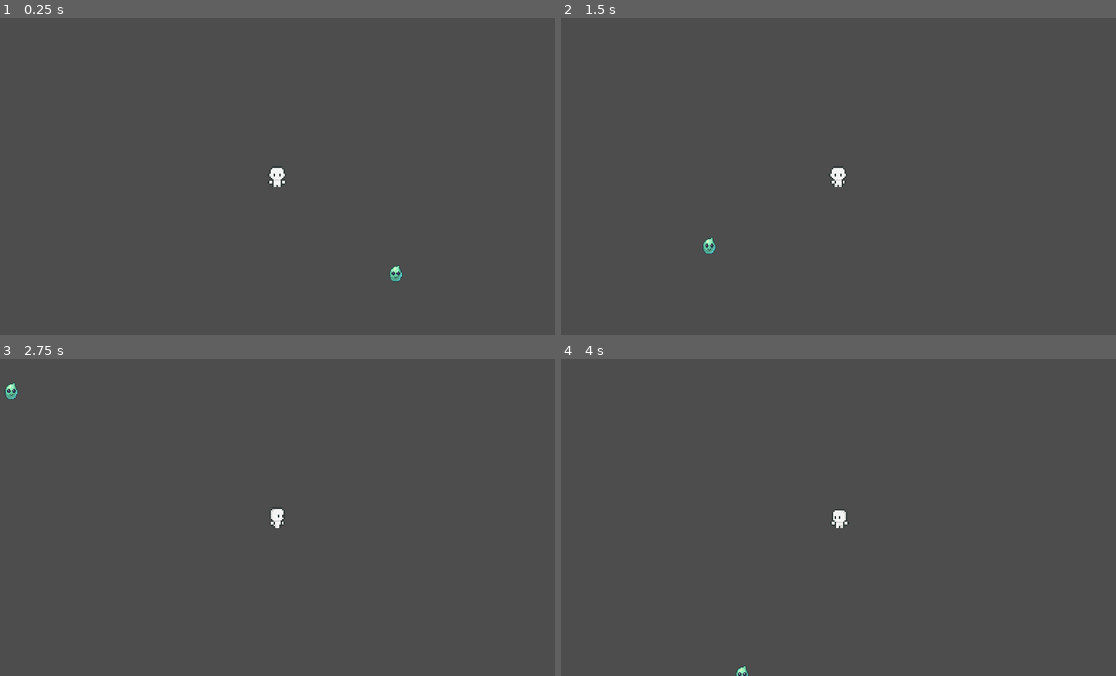
Above: before the commit, frames 1-4 (two rows, left to right).
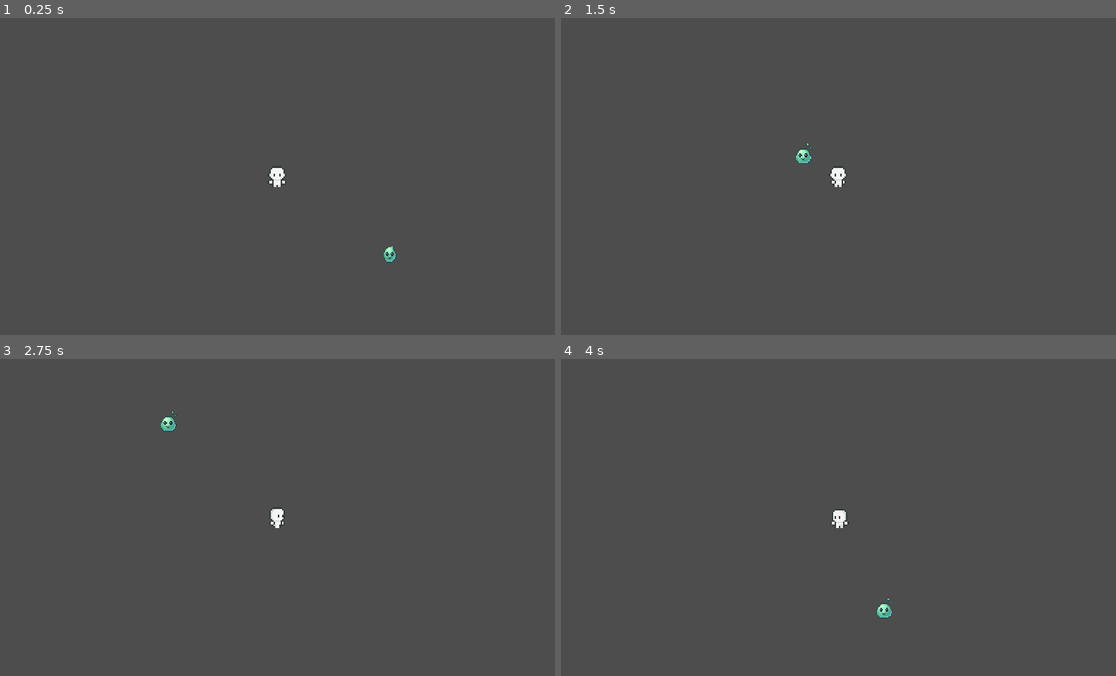
Above: after the commit, the same moments.

Repository: mintifish/game_repository
Game: Godot game, scene res://scenes/main.tscn
Two runs of this game, one before a commit and one after it. Both use one fixed random seed, a clock stepped at 60 frames per second and the inputs below.
Inputs:
- Up to frame 1 (0.25 s): no input
- Up to frame 2 (1.5 s): hold D (move_right) 0.53-1.28 s; hold Shift (walk) 0.53-1.28 s; hold S (move_down) from 1.28 s (still down); tap Shift (walk) at 1.35 s
- Up to frame 3 (2.75 s): release S (move_down) at 2.03 s; hold D (move_right) from 2.03 s (still down); hold Shift (walk) from 2.03 s (still down)
- Up to frame 4 (4 s): release D (move_right) at 2.78 s; release Shift (walk) at 2.78 s; hold W (move_up) 2.78-3.53 s; tap Shift (walk) at 2.85 s; hold A (move_left) from 3.53 s (still down); hold Shift (walk) from 3.53 s (still down)

The runs differ from the first frame. In frame 1, 0.2% of the frame differs, in the area x 68-73%, y 71-84%; in frame 2, 0.2%, in the area x 25-46%, y 39-75%; in frame 3, 0.2%; in frame 4, 0.2%.

Commit message:
bug fixes and optimizations

Diff:
--- a/base_enemy_state_machine/state.gd
+++ b/base_enemy_state_machine/state.gd
@@ -4,7 +4,7 @@
 @export var current_animation: String
 
 @export var speed: float = 250
-@export var acceleration: float = 500
+@export var acceleration: float = 1000
 
 var return_state = ""
 
--- a/player_state_machine/state.gd
+++ b/player_state_machine/state.gd
@@ -4,7 +4,7 @@
 @export var current_animation: String
 
 @export var speed: float = 250
-@export var acceleration: float = 500
+@export var acceleration: float = 1000
 
 var parent: Player
 
--- a/scenes/base_enemy.tscn
+++ b/scenes/base_enemy.tscn
@@ -15,7 +15,7 @@
 size = Vector2(8, 5.5)
 
 [sub_resource type="CircleShape2D" id="CircleShape2D_i5d6h"]
-radius = 44.0
+radius = 504.321
 
 [sub_resource type="RectangleShape2D" id="RectangleShape2D_8x1p1"]
 size = Vector2(10, 10)
@@ -267,6 +267,7 @@
 script = ExtResource("9_2napc")
 chase_state = NodePath("../chase")
 current_animation = "front_attack"
+speed = 50.0
 
 [connection signal="body_entered" from="View_area" to="state_machine/idle" method="_on_view_area_body_entered"]
 [connection signal="body_entered" from="View_area" to="state_machine/wander" method="_on_view_area_body_entered"]
--- a/scripts/base_enemy_states/attack.gd
+++ b/scripts/base_enemy_states/attack.gd
@@ -7,7 +7,6 @@
 
 func enter():
 	parent.animations.play(current_animation)
-	parent.velocity = Vector2.ZERO
 	return_state = ""
 	has_dealt_damage = false  # Reset the flag on enter
 
@@ -23,7 +22,6 @@
 	if parent.animations.get_frame() != 7:
 		has_dealt_damage = false
 
-	parent.move_and_slide()
 	return null
 
 func _on_hitbox_area_exited(area: Area2D) -> void:
--- a/scripts/base_enemy_states/chase.gd
+++ b/scripts/base_enemy_states/chase.gd
@@ -15,7 +15,11 @@
 			return idle_state
 
 	if move_to_player:
-		parent.velocity = Global.player_position - parent.position
+		var direction = (Global.player_position - parent.position).normalized()
+		parent.velocity = Vector2(
+			move_toward(parent.velocity.x, direction.x * speed, acceleration * delta),
+			move_toward(parent.velocity.y, direction.y * speed, acceleration * delta)
+		)
 	else:
 		return attack_state
 
--- a/scripts/base_enemy_states/wander.gd
+++ b/scripts/base_enemy_states/wander.gd
@@ -20,7 +20,9 @@
 		"chase_state":
 			return chase_state
 
-	parent.velocity = direction * speed
+	parent.velocity = Vector2(
+		move_toward(parent.velocity.x, direction.x * speed, acceleration * delta),
+		move_toward(parent.velocity.y, direction.y * speed, acceleration * delta))
 
 	parent.move_and_slide()
 	return null
--- a/scripts/player.gd
+++ b/scripts/player.gd
@@ -15,7 +15,6 @@
 
 func _physics_process(delta: float) -> void:
 	state_machine.process_physics(delta)
-	print(Global.player_current_hp)
 
 func _process(delta: float) -> void:
 	state_machine.process_frame(delta)
--- a/scripts/player_states/idle.gd
+++ b/scripts/player_states/idle.gd
@@ -6,7 +6,6 @@
 func enter() -> void:
 	super()
 	parent.velocity = Vector2.ZERO
-	parent.animations.play("front_idle")
 
 func process_input(event: InputEvent) -> PlayerState:
 	parent.player_direction = Vector2.ZERO
@@ -21,11 +20,10 @@
 	elif parent.player_last_direction.y > 0:
 		parent.animations.play("front_idle")
 
-	parent.velocity = parent.player_direction.normalized() * speed #Velocity update
+	if parent.player_direction != Vector2.ZERO: #Plyer is moving and direction not 0
+		return run_state
+
 	Global.player_position = parent.position
-
-	if parent.velocity != Vector2.ZERO or parent.player_direction != Vector2.ZERO: #Plyer is moving and direction not 0
-		return run_state
 
 	parent.move_and_slide()
 	return null
--- a/scripts/player_states/run.gd
+++ b/scripts/player_states/run.gd
@@ -19,7 +19,10 @@
 	elif parent.player_direction.y > 0:
 		parent.animations.play("front_run")
 
-	parent.velocity = parent.player_direction.normalized() * speed
+	parent.velocity = Vector2(
+ 	   move_toward(parent.velocity.x, parent.player_direction.x * speed, acceleration * delta),
+ 	   move_toward(parent.velocity.y, parent.player_direction.y * speed, acceleration * delta)
+	)
 	Global.player_position = parent.position
 
 
--- a/scripts/player_states/walk.gd
+++ b/scripts/player_states/walk.gd
@@ -19,7 +19,10 @@
 	elif parent.player_direction.y > 0:
 		parent.animations.play("front_walk")
 
-	parent.velocity = parent.player_direction.normalized() * speed
+	parent.velocity = Vector2(
+ 	   move_toward(parent.velocity.x, parent.player_direction.x * speed, acceleration * delta),
+ 	   move_toward(parent.velocity.y, parent.player_direction.y * speed, acceleration * delta)
+	)
 	Global.player_position = parent.position
 
 	if parent.velocity == Vector2.ZERO: #Standing Still
